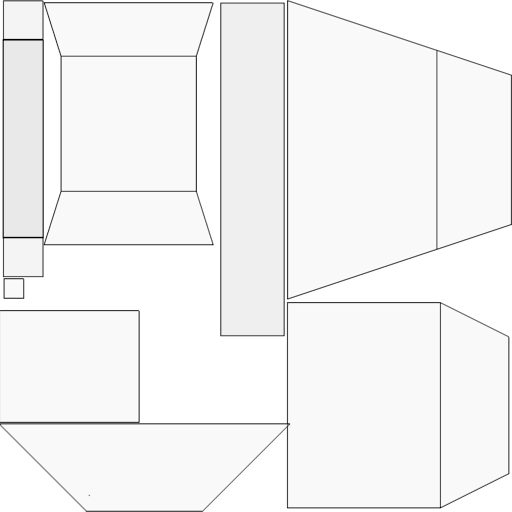
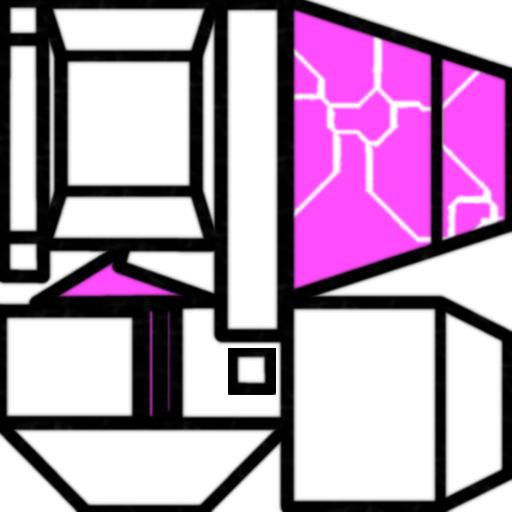
Layers edited between the first and the second 512px x 512px image:
removed layer "andpopaa.png #4" over [0, 309, 140, 424]
removed layer "andpopaa.png #3" over [0, 423, 291, 512]
removed layer "andpopaa.png #2" over [286, 0, 512, 509]
removed layer "andpopaa.png #1" over [2, 0, 44, 299]
hid "andpopaa.png", painted on it over [0, 0, 512, 512]
added layer "perimetro copia" above "colore" over [0, 0, 512, 512]
added layer "colore" (70%) above "luci" over [55, 0, 511, 422]
